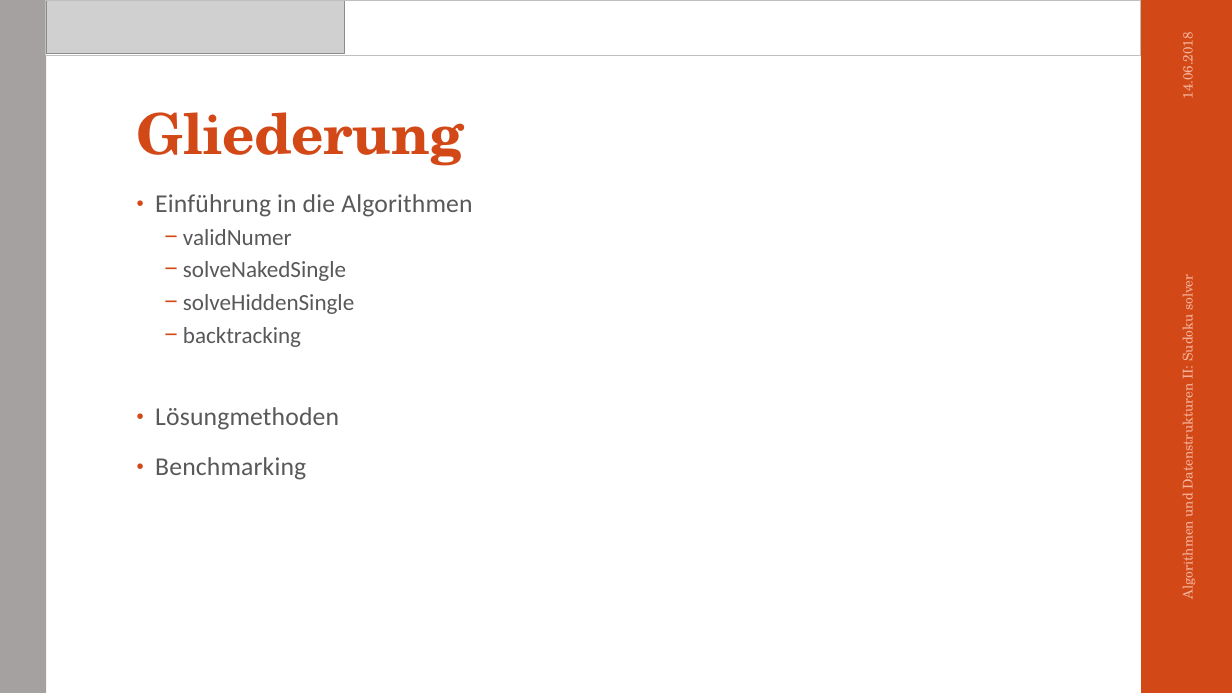
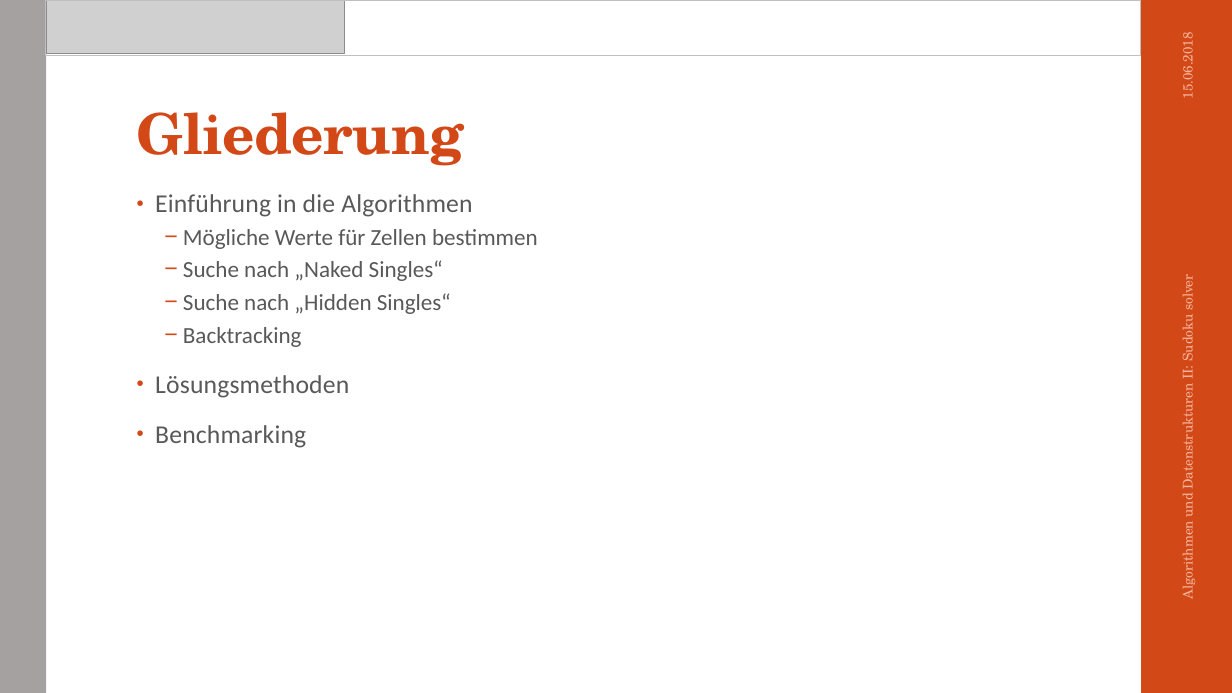
Before and after one commit to ob-algdatii-ss18/leistungsnachweis-mamatofe, a slide deck: slide 2 of Präsentation/sudokusolver.pptx. Drawn at 1232x693 pixels with LibreOffice and Linux fonts; fonts in the diff are those of the drawing; grey boxes stand for pictures. Boxes give left, top, right and bottom in pixels: in the first picture for what was removed or moved away, otherwise in the second. Text is boxed around its words. In the diff, an @@ line names an element or a change of style, - is before the commit and + after.

```diff
--- a/Präsentation/sudokusolver.pptx
+++ b/Präsentation/sudokusolver.pptx
@@ text at box(1177, 38, 1197, 97): text changed @@
-14.06.2018
+15.06.2018
@@ text at box(155, 229, 538, 398): text changed @@
-  − validNumer
-  − solveNakedSingle
-  − solveHiddenSingle
-  − backtracking
-• Lösungmethoden
+  − Mögliche Werte für Zellen bestimmen
+  − Suche nach „Naked Singles“
+  − Suche nach „Hidden Singles“
+  − Backtracking
+• Lösungsmethoden
```
Also in this commit, not shown: 6 other slides changed, 2 slides added.
